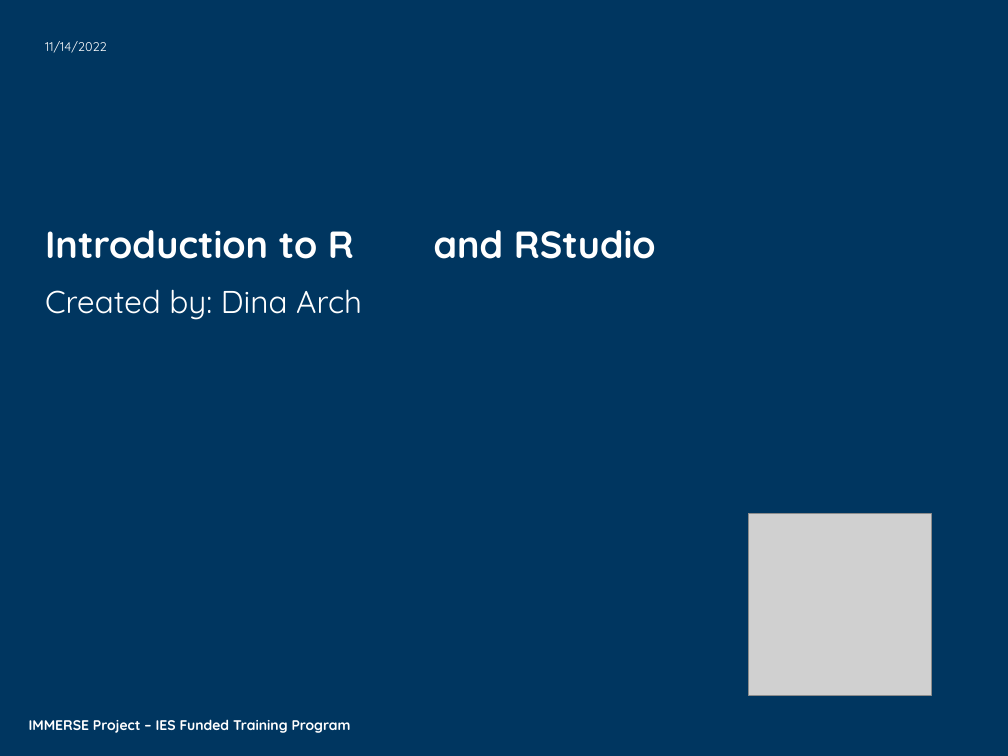
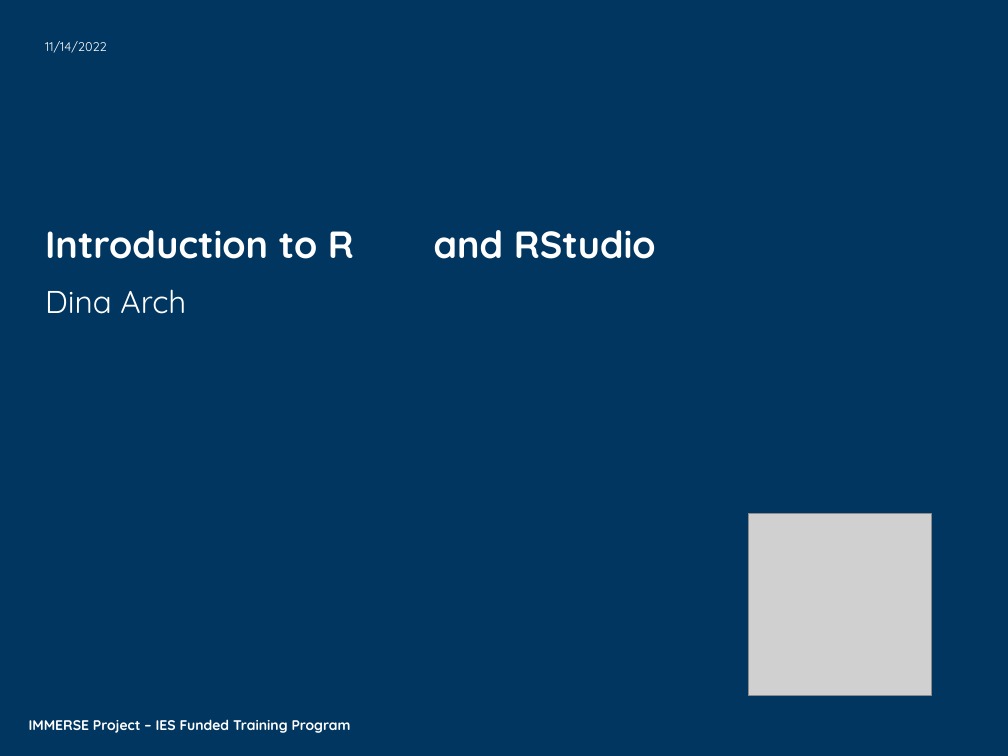
Before and after one commit to dinanajiarch/intro_to_rstudio, a slide deck: slide 1 of Introduction to R.pptx. Drawn at 1008x756 pixels with LibreOffice and Linux fonts; fonts in the diff are those of the drawing; grey boxes stand for pictures; background and template pictures are left out. Boxes give left, top, right and bottom in pixels: in the first picture for what was removed or moved away, otherwise in the second. Text is boxed around its words. In the diff, an @@ line names an element or a change of style, - is before the commit and + after.

```diff
--- a/Introduction to R.pptx
+++ b/Introduction to R.pptx
@@ subtitle at (45,289,186,314): text changed @@
-Created by: Dina Arch
+Dina Arch
```
Also in this commit, not shown: 1 other slide changed.
